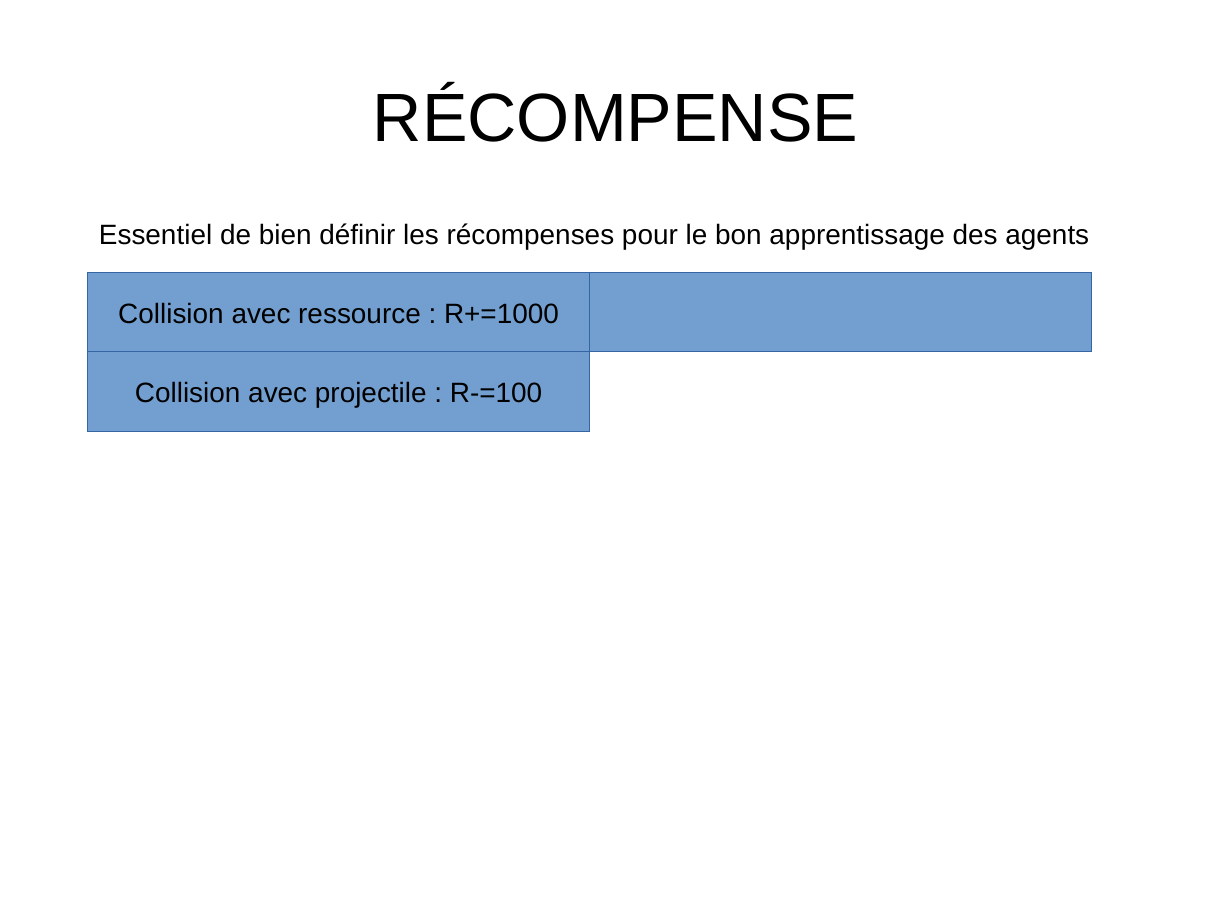
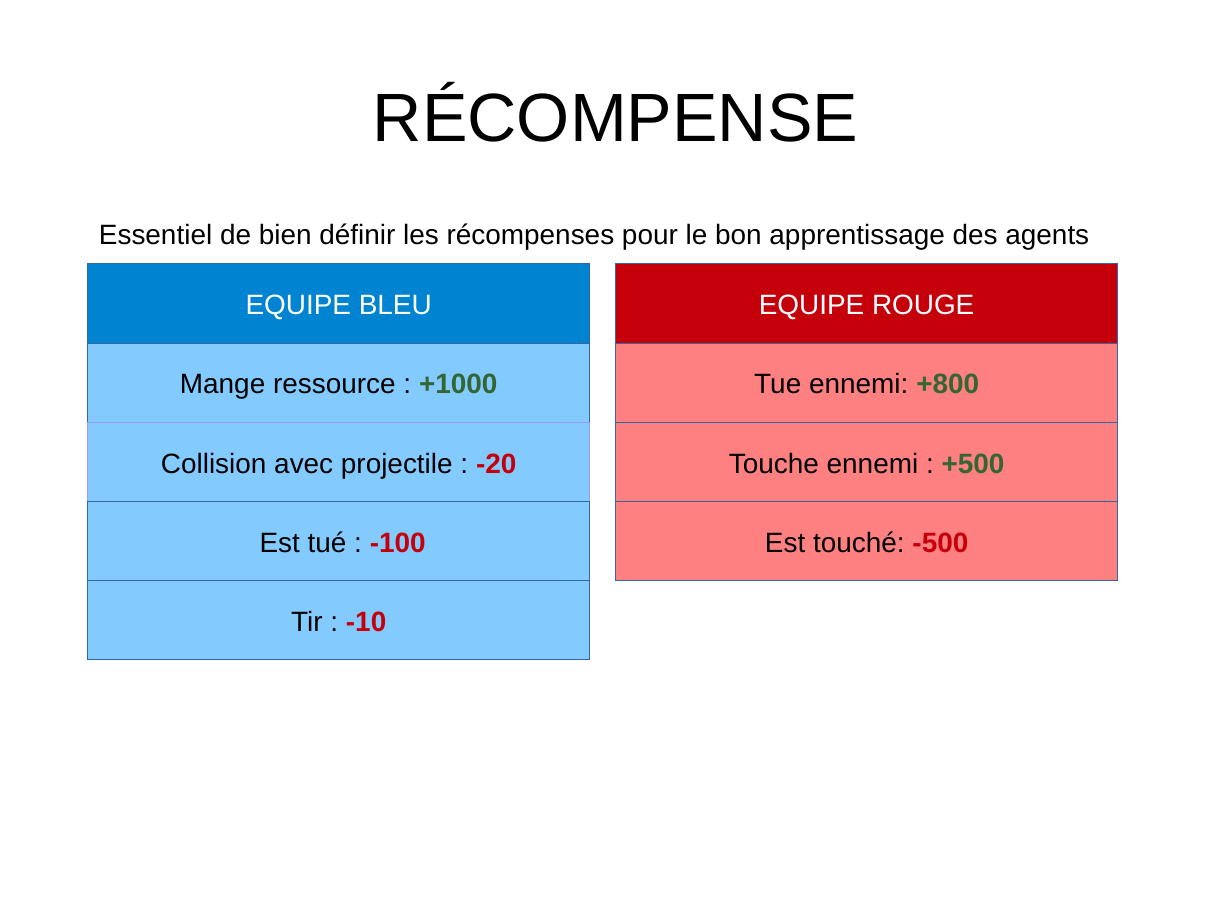
Before and after one commit to pfpimenta/projet_majeure, a slide deck: slide 11 of Presentation.odp (slide 10 before the commit). Drawn at 1232x924 pixels with LibreOffice and Linux fonts; fonts in the diff are those of the drawing. Boxes give left, top, right and bottom in pixels: in the first picture for what was removed or moved away, otherwise in the second. Text is boxed around its words. In the diff, an @@ line names an element or a change of style, - is before the commit and + after.

```diff
--- a/Presentation.odp
+++ b/Presentation.odp
@@ rectangle added at box(88, 264, 590, 343), fill #0084D1, outline #3465A4 0 pt, 18 pt, text #FFFFFF @@
+EQUIPE BLEU
@@ rectangle added at box(616, 264, 1118, 343), fill #C5000B, outline #3465A4 0 pt, 18 pt, text #FFFFFF @@
+EQUIPE ROUGE
@@ rectangle removed at box(590, 273, 1092, 352) @@
@@ rectangle "Mange ressource : +1000": place and size @@
-rectangle "Mange ressource : +1000" at box(88, 273, 590, 352)
+rectangle "Mange ressource : +1000" at box(88, 343, 590, 423)
@@ rectangle "Mange ressource : +1000" at box(88, 343, 590, 423): fill #729FCF to #83CAFF @@
@@ rectangle added at box(616, 343, 1118, 423), fill #FF8080, outline #3465A4 0 pt, 18 pt, text #000000 @@
+Tue ennemi: +800
@@ text in rectangle at box(180, 373, 497, 399): text changed @@
-Collision avec ressource : R+=1000
+Mange ressource : +1000
@@ rectangle "Collision avec projectile : -20": place and size @@
-rectangle "Collision avec projectile : -20" at box(88, 352, 590, 432)
+rectangle "Collision avec projectile : -20" at box(88, 423, 590, 502)
@@ rectangle "Collision avec projectile : -20" at box(88, 423, 590, 502): fill #729FCF to #83CAFF; outline #3465A4 0 pt to #9999FF 0 pt @@
@@ rectangle added at box(616, 423, 1118, 502), fill #FF8080, outline #3465A4 0 pt, 18 pt, text #000000 @@
+Touche ennemi : +500
@@ text in rectangle at box(161, 452, 516, 478): text changed @@
-Collision avec projectile : R-=100
+Collision avec projectile : -20
@@ rectangle added at box(88, 502, 590, 581), fill #83CAFF, outline #3465A4 0 pt, 18 pt, text #000000 @@
+Est tué : -100
@@ rectangle added at box(616, 502, 1118, 581), fill #FF8080, outline #3465A4 0 pt, 18 pt, text #000000 @@
+Est touché: -500
@@ rectangle added at box(88, 581, 590, 661), fill #83CAFF, outline #3465A4 0 pt, 18 pt, text #000000 @@
+Tir : -10
```
Also in this commit, not shown: 2 other slides changed, 2 slides added, 1 slide removed.
